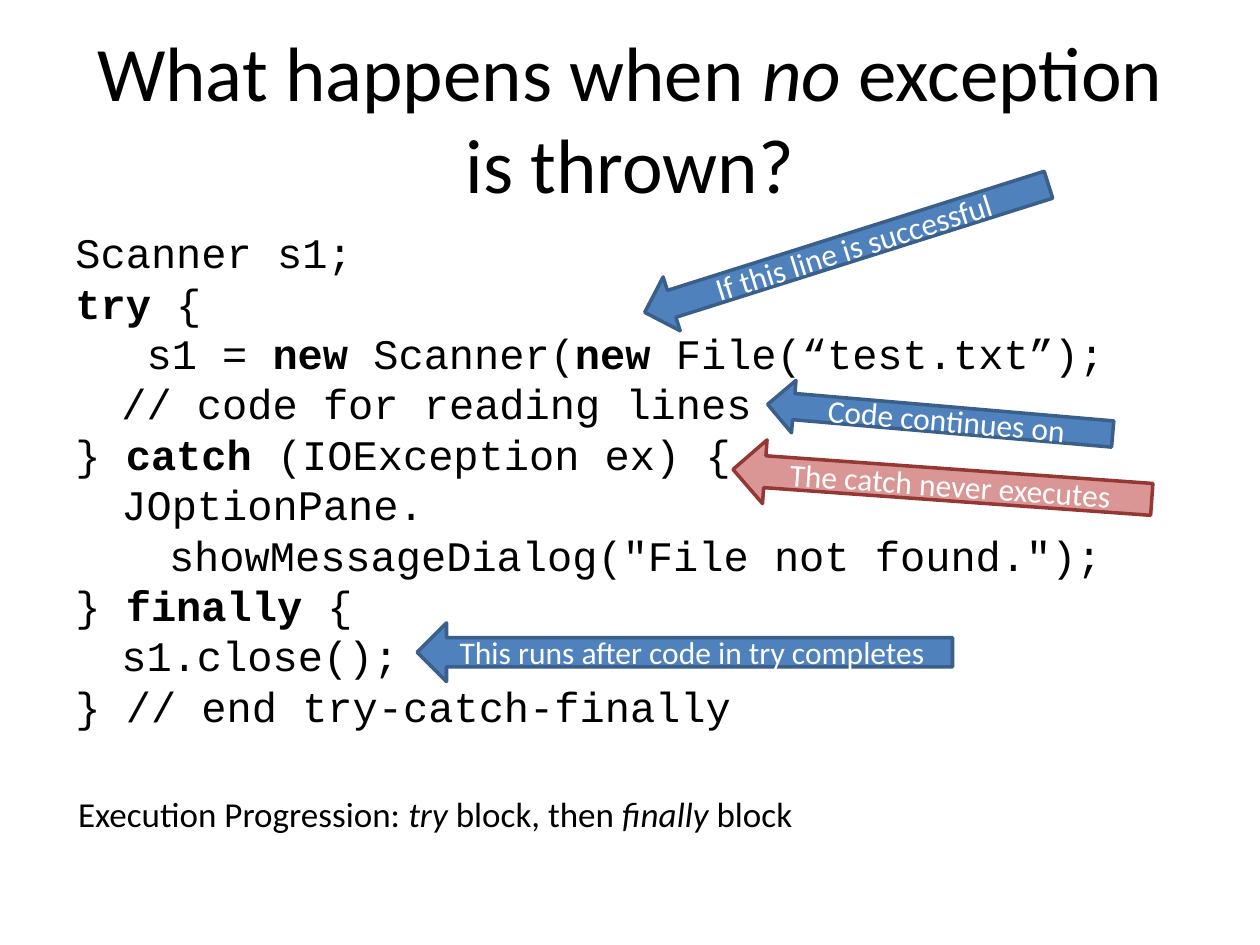
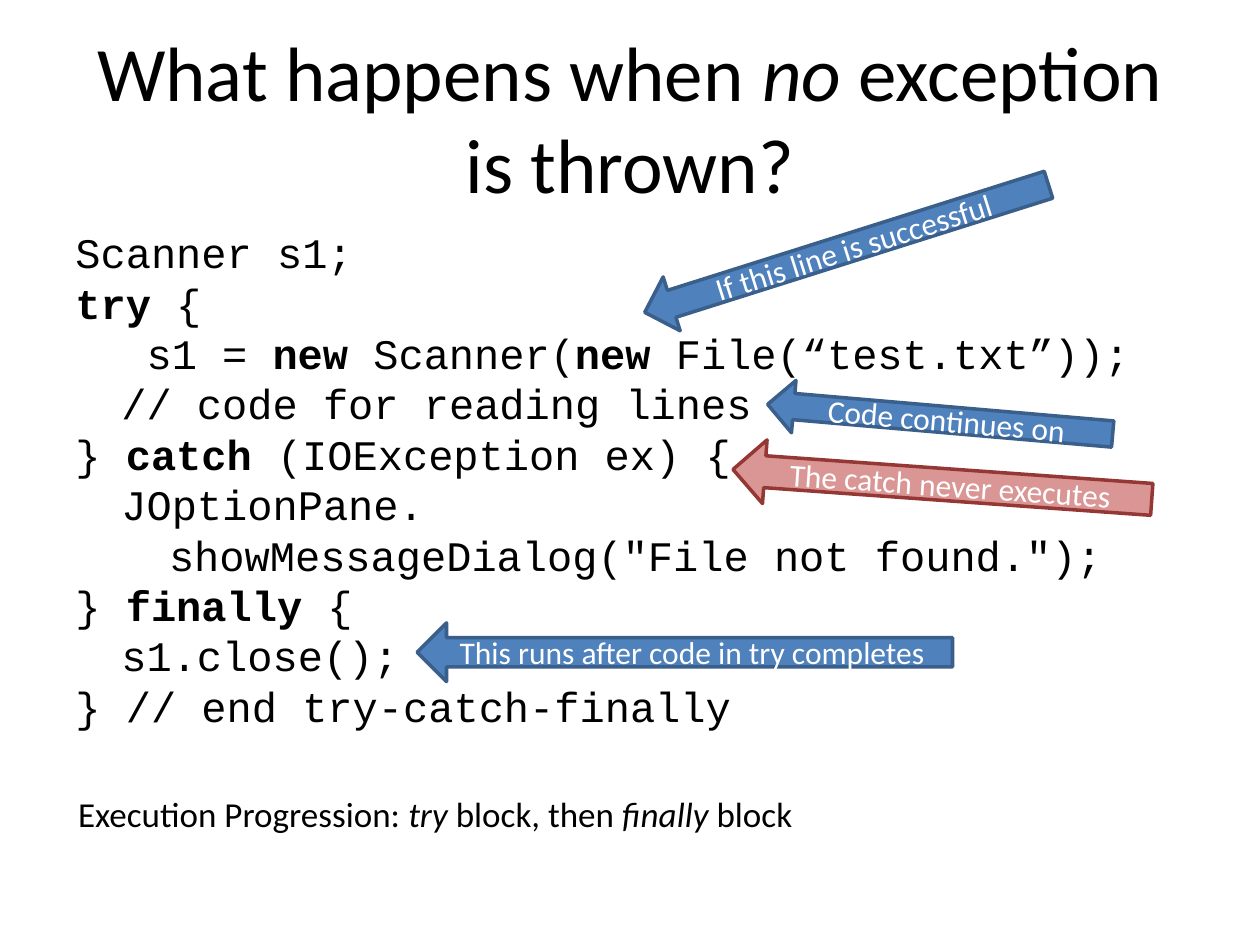
Before and after one commit to RHIT-CSSE/csse220, a slide deck: slide 18 of ClassMaterials/OOAndExceptions/Slides/OODFilesExceptions.pptx (slide 19 before the commit). Drawn at 1260x945 pixels with LibreOffice and Linux fonts; fonts in the diff are those of the drawing. Boxes give left, top, right and bottom in pixels: in the first picture for what was removed or moved away, otherwise in the second. Text is boxed around its words. In the diff, an @@ line names an element or a change of style, - is before the commit and + after.

Commit message:
updating slides

```diff
--- a/ClassMaterials/OOAndExceptions/Slides/OODFilesExceptions.pptx
+++ b/ClassMaterials/OOAndExceptions/Slides/OODFilesExceptions.pptx
@@ text at box(147, 339, 1130, 382): text changed @@
-s1 = new Scanner(new File(“test.txt”);
+s1 = new Scanner(new File(“test.txt”));
```
Also in this commit, not shown: 2 other slides changed, 1 slide added, 4 slides removed, 1 other file.
